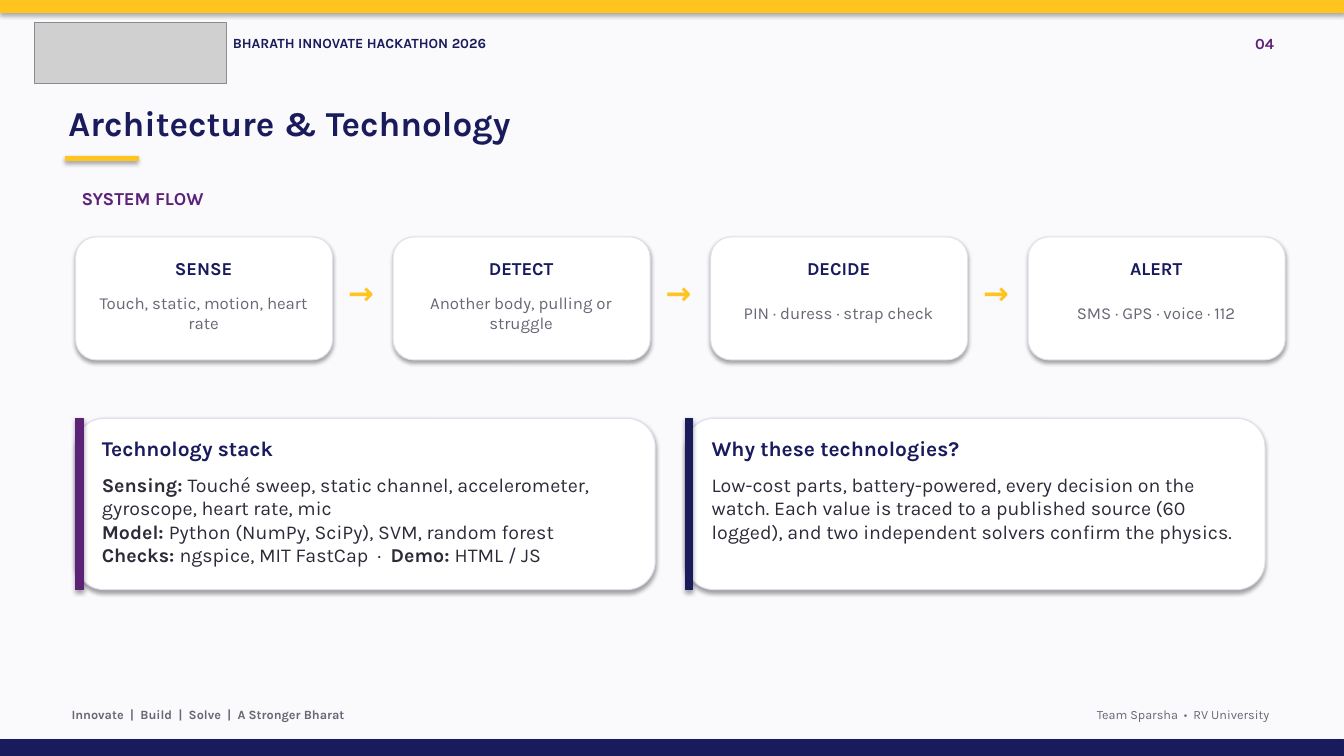
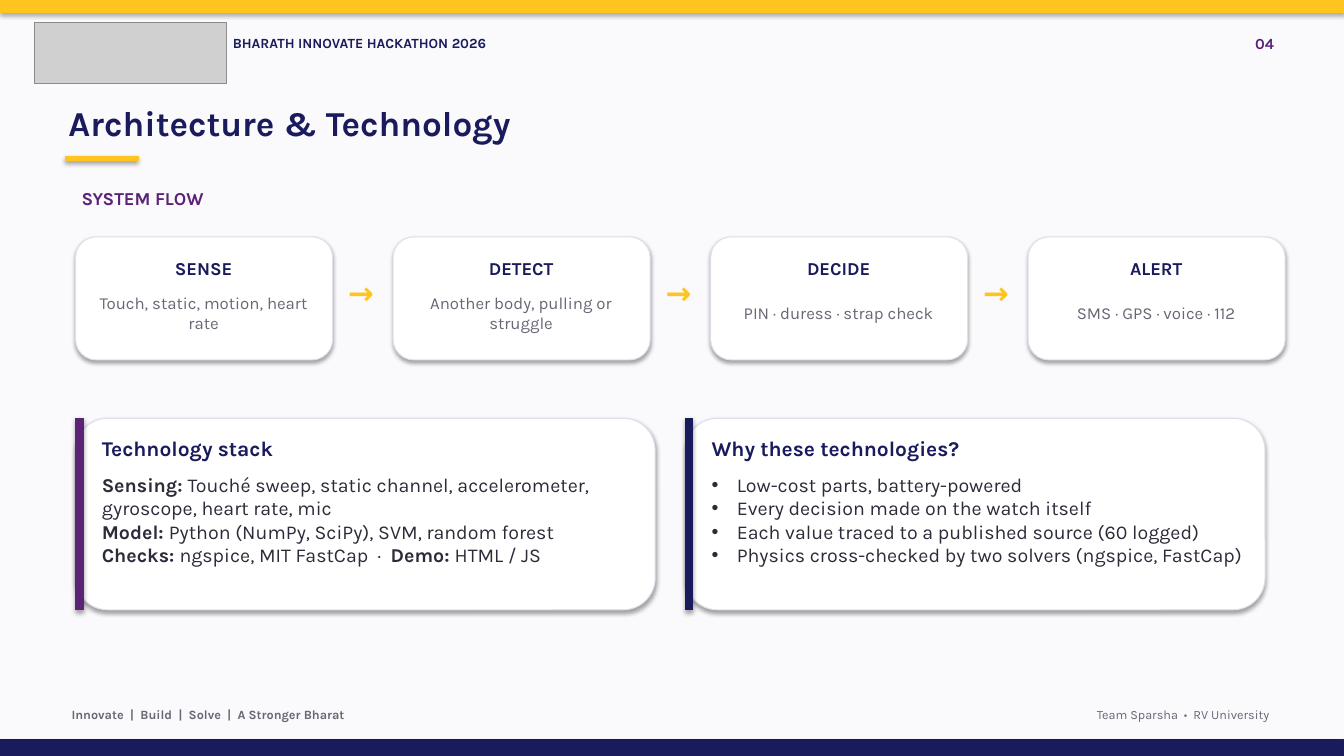
Before and after one commit to Bhajanth13/SparshaGuard, a slide deck: slide 4 of docs/SparshaGuard_BIH2026.pptx. Drawn at 1344x756 pixels with LibreOffice and Linux fonts; fonts in the diff are those of the drawing; grey boxes stand for pictures. Boxes give left, top, right and bottom in pixels: in the first picture for what was removed or moved away, otherwise in the second. Text is boxed around its words. In the diff, an @@ line names an element or a change of style, - is before the commit and + after.

Commit message:
Deck slides 3-5: bullet points, solution modes and PINs, rebuilt demo slide with a legible screenshot

```diff
--- a/docs/SparshaGuard_BIH2026.pptx
+++ b/docs/SparshaGuard_BIH2026.pptx
@@ rounded rectangle: place and size @@
-rounded rectangle at [76,418,655,590]
+rounded rectangle at [76,418,655,610]
@@ rectangle: place and size @@
-rectangle at [76,418,83,590]
+rectangle at [76,418,83,610]
@@ rounded rectangle: place and size @@
-rounded rectangle at [686,418,1265,590]
+rounded rectangle at [686,418,1265,610]
@@ rectangle: place and size @@
-rectangle at [686,418,693,590]
+rectangle at [686,418,693,610]
@@ text at [737,478,1242,567]: text changed @@
-Low-cost parts, battery-powered, every decision on the watch. Each value is traced to a published source (60 logged), and two independent solvers confirm the physics.
+• Low-cost parts, battery-powered
+• Every decision made on the watch itself
+• Each value traced to a published source (60 logged)
+• Physics cross-checked by two solvers (ngspice, FastCap)
```
Also in this commit, not shown: 2 other slides changed.
